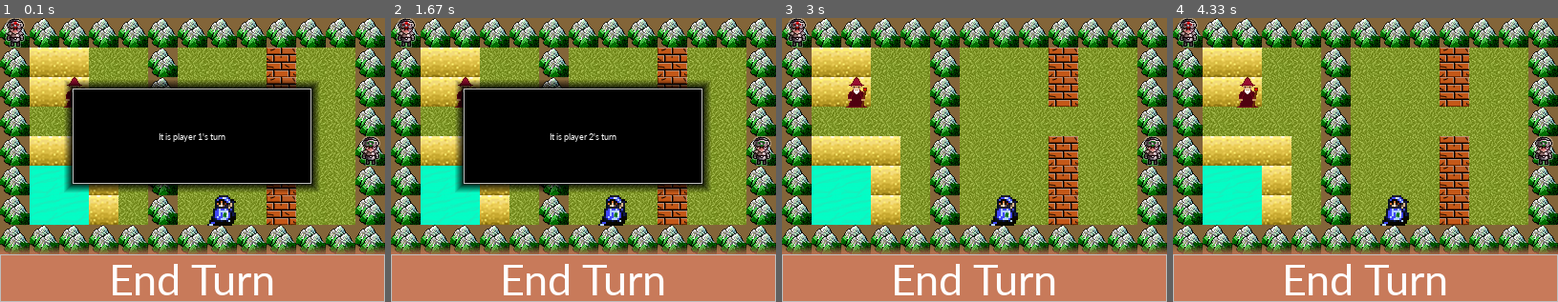
Above: before the commit, frames 1-4 (left to right).
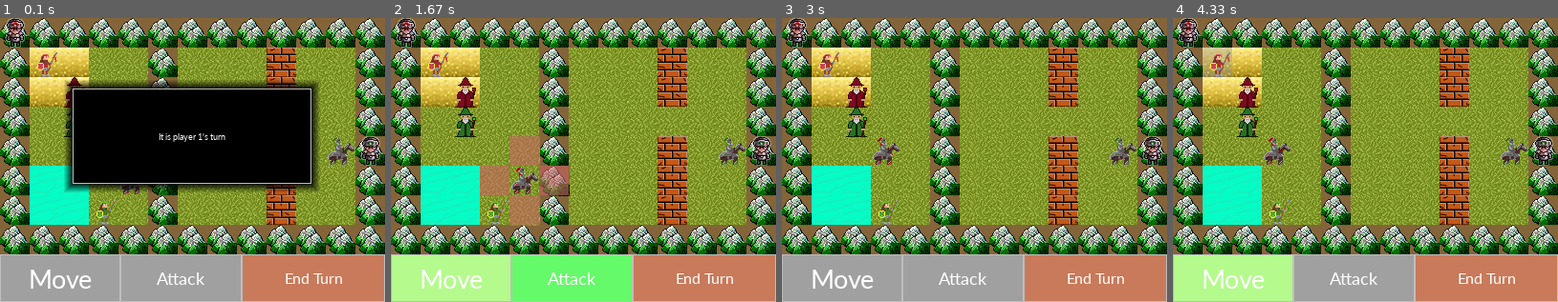
Above: after the commit, the same moments.

Repository: bunzosteele/HeroesEmblem
Game: pygame game, started from Game.py
The game is run twice, just before and just after one commit, with the same random seed, the same clock (stepped at 60 frames per second) and the same inputs. The source is Python 2; it was converted automatically to run under Python 3.
Inputs (mouse positions are in pixels of both pictures, inside the frame that each line leads up to):
- Up to frame 1 (0.1 s): no input
- Up to frame 2 (1.67 s): press the mouse at (583, 177) at 0.37 s; move the mouse to (537, 168) at 0.47 s; release the mouse at (491, 162) at 0.6 s; press the mouse at (702, 279) at 0.7 s; move the mouse to (575, 259) at 0.8 s; release the mouse at (448, 242) at 0.93 s; click (533, 179) at 1.05 s; press the mouse at (702, 279) at 1.37 s; move the mouse to (641, 270) at 1.47 s; release the mouse at (575, 262) at 1.6 s
- Up to frame 3 (3 s): click (843, 279) at 1.72 s, where only the run after the commit has a clickable "Move"; click (882, 162) at 2.05 s; click "End Turn" at 2.38 s; click (866, 177) at 2.72 s
- Up to frame 4 (4.33 s): click "End Turn" at 3.55 s; press the mouse at (1257, 177) at 3.87 s; move the mouse to (1257, 154) at 3.97 s; release the mouse at (1257, 128) at 4.1 s; click (1230, 54) at 4.22 s

The runs differ from the first frame. In frame 1, 17% of the frame differs, in the area x 0-100%, y 12-100%; in frame 2, 42%; in frame 3, 19%; in frame 4, 19%.

Commit message:
Implement new unit types. Add action menu. Add attack shadow.

Diff:
--- a/Battlefield/2.txt
+++ b/Battlefield/2.txt
@@ -2,7 +2,7 @@
 M S S G G M G G G W G G M
 M S S G G M G G G W G G M
 M G G G G M G G G G G G M
-M S S S G M G G G W G G M
-M ~ ~ S G M G G G W G G M
-M ~ ~ S G M G G G W G G M
+M G G G G M G G G W G G M
+M ~ ~ G G M G G G W G G M
+M ~ ~ G G M G G G W G G M
 M M M M M M M M M M M M M
--- a/Game.py
+++ b/Game.py
@@ -3,6 +3,8 @@
 import UI.Buttons
 from Units.Footman import *
 from Units.Mage import *
+from Units.Knight import *
+from Units.Spearman import *
 from Battlefield.Battlefield import *
 from Battlefield.Tile import *
 
@@ -28,7 +30,7 @@
     selected = None
     return selected
 
-def draw_shadow(x, y, units, current_unit,  battlefield, selected_color, tile_size, movement, screen):
+def draw_movement_shadow(x, y, units, current_unit,  battlefield, selected_color, tile_size, movement, screen):
     options = get_movement_options(x, y, units, current_unit, battlefield, movement)
     for option in options:
         temp_x = option[0] * tile_size
@@ -88,6 +90,7 @@
     NewTurnX = (pixel_width - NewTurnWidth) / 2
     NewTurn.create_button(screen, (0, 0, 0), NewTurnX, NewTurnY, NewTurnWidth, NewTurnHeight, 100, "It is player " + str(current_player) + "'s turn", (255,255,255))
 
+
 def get_at(clicked_space, battlefield, units):
     unit = None
     for u in units:
@@ -98,12 +101,51 @@
 
     return (tile, unit)
 
-
+def can_attack(attacker, battlefield, enemies):
+    startingPosition = attacker.get_location()
+    maxRangeOptions = get_attack_options(startingPosition[0], startingPosition[1], attacker.get_maximumRange(), battlefield, 0, [])
+    minimumRangeOptions = get_attack_options(startingPosition[0], startingPosition[1], attacker.get_minimumRange(), battlefield, 0, [])
+    options = []
+    for option in maxRangeOptions:
+        if option not in minimumRangeOptions:
+            options.append(option)
+
+    for enemy in enemies:
+        if enemy.get_location() in options:
+            return True
+
+    return False
+
+def draw_attack_shadow(attacker, battlefield, selected_color, screen):
+    startingPosition = attacker.get_location()
+    maxRangeOptions = get_attack_options(startingPosition[0], startingPosition[1], attacker.get_maximumRange(), battlefield, 0, [])
+    minimumRangeOptions = get_attack_options(startingPosition[0], startingPosition[1], attacker.get_minimumRange(), battlefield, 0, [])
+    options = []
+    for option in maxRangeOptions:
+        if option not in minimumRangeOptions:
+            options.append(option)
+
+    for option in options:
+        temp_x = option[0] * Tile.Size
+        temp_y = option[1] * Tile.Size
+        battlefield.tiles[option[1]][option[0]].draw(screen, option[0], option[1])
+        pygame.gfxdraw.box(screen, pygame.Rect(temp_x, temp_y, Tile.Size, Tile.Size), selected_color)
+
+def get_attack_options(x, y, range, battlefield, distance, options):
+    if is_in_bounds(x, y, battlefield) and distance <= range:
+        options.append((x,y))
+
+        get_attack_options(x + 1, y, range, battlefield, distance+1, options)
+        get_attack_options(x - 1, y, range, battlefield, distance+1, options)
+        get_attack_options(x, y + 1, range, battlefield, distance+1, options)
+        get_attack_options(x, y - 1, range, battlefield, distance+1, options)
+    return options
 
 
 pygame.init()
 running = True
-button_height = 50
+c_EndTurnButtonHeight = 50
+c_EndTurnPixelWidth = 150
 current_player = 1
 between_turns = True
 
@@ -111,27 +153,38 @@
 battlefieldSeed = 2
 battlefield = Battlefield(Battlefield.build("Battlefield/"+ `battlefieldSeed` + ".txt"))
 
-pixel_width = len(battlefield.tiles[0]) * Tile.Size
-pixel_height = len(battlefield.tiles) * Tile.Size + button_height
-screen_size = width, height = pixel_width, pixel_height
+WindowPixelWidth = battlefield.width() * Tile.Size
+WindowPixelHeight = battlefield.height() * Tile.Size + c_EndTurnButtonHeight
+screen_size = width, height = WindowPixelWidth, WindowPixelHeight
 screen = pygame.display.set_mode(screen_size)
 battlefield.draw(screen)
-selected_color = (100, 115, 245, 100)
+movement_color = (100, 115, 245, 100)
+selected_color = (150, 150, 150, 100)
+attack_color = (200, 100, 100, 150)
 
 unit1 = Footman(0, 0, 1)
 unit2 = Mage(2, 2, 1)
-unit3 = Mage(7, 6, 2)
+unit3 = Mage(2, 3, 2)
 unit4 = Footman(12, 4, 2)
+unit5 = Knight(4, 5, 1)
+unit6 = Knight(11, 4, 2)
+unit7 = Spearman(1, 1, 1)
+unit8 = Spearman(3, 6, 2)
+
 
 clock = pygame.time.Clock()
 
-units = [unit1, unit2, unit3, unit4]
+units = [unit1, unit2, unit3, unit4, unit5, unit6, unit7, unit8]
 tapped_units = []
 unit_size = len(units)
 selected = None
+moving = False
+attacking = False
 
 EndTurn = UI.Buttons.Button()
 NewTurn = UI.Buttons.Button()
+Move = UI.Buttons.Button()
+Attack = UI.Buttons.Button()
 
 while running:
     for event in pygame.event.get():
@@ -144,42 +197,90 @@
                     between_turns = False
                     tapped_units = []
             elif EndTurn.pressed(pos):
+                    moving = False
                     current_player = end_turn(current_player)
                     between_turns = True
                     selected = None
+            elif Move.pressed(pos):
+                if selected is not None:
+                    moving = not moving
+            elif Attack.pressed(pos):
+                if selected is not None:
+                    moving = False
+                    attacking = not attacking
             else:
                 clicked_space = (pos[0]/Tile.Size, pos[1]/Tile.Size)
                 if selected is not None and units[selected].get_location() == clicked_space:
                     selected = None
-                elif selected is not None and get_at(clicked_space, battlefield, units)[1] is not None and get_at(clicked_space, battlefield, units)[1].get_team() == current_player:
+                    moving = False
+                    attacking = False
+                elif selected is not None and get_at(clicked_space, battlefield, units)[1] is not None\
+                        and get_at(clicked_space, battlefield, units)[1].get_team() == current_player:
                     selection = get_at(clicked_space, battlefield, units)[1]
                     if selection not in tapped_units:
                         selected = units.index(selection)
-                elif selected is not None:
+                        moving = False
+                        attacking = False
+                elif selected is not None and moving:
                     selected = click_movement(units, tapped_units, battlefield, units[selected], clicked_space, selected)
+                    moving = False
+                    attacking = False
                 else:
                     for unit in units:
                         if clicked_space == unit.get_location() and unit.get_team() == current_player and unit not in tapped_units:
                             selected = units.index(unit)
+                            moving = False
+                            attacking = False
                             break
                         else:
                             selected = None
+                            moving = False
+                            attacking = False
 
     battlefield.draw(screen)
 
+    EndTurn.create_button\
+        (screen, (200, 122, 90), WindowPixelWidth- c_EndTurnPixelWidth, WindowPixelHeight - c_EndTurnButtonHeight,
+         c_EndTurnPixelWidth, c_EndTurnButtonHeight, None, "End Turn", (255,255,255))
+
+    Move.create_button(screen, (160, 160, 160), 0, WindowPixelHeight - c_EndTurnButtonHeight,
+        (WindowPixelWidth - c_EndTurnPixelWidth)/2, c_EndTurnButtonHeight, None, "Move", (255,255,255))
+    Attack.create_button(screen, (160, 160, 160), (WindowPixelWidth - c_EndTurnPixelWidth)/2, WindowPixelHeight - c_EndTurnButtonHeight,
+        (WindowPixelWidth - c_EndTurnPixelWidth)/2 + 1, c_EndTurnButtonHeight, None, "Attack", (255,255,255))
+
+
     if selected is not None:
+        Move.create_button(screen, (180, 250, 140), 0, WindowPixelHeight - c_EndTurnButtonHeight,
+            (WindowPixelWidth - c_EndTurnPixelWidth)/2, c_EndTurnButtonHeight, None, "Move", (255,255,255))
         location = units[selected].get_location()
         x, y = location[0], location[1]
-        draw_shadow(x, y, units, units[selected],  battlefield, selected_color, Tile.Size, units[selected].movement, screen)
+
+        enemies = []
+        for unit in units:
+            if unit.get_team() != current_player:
+                enemies.append(unit)
+        if(can_attack(units[selected], battlefield, enemies)):
+            Attack.create_button(screen, (180, 250, 140), (WindowPixelWidth - c_EndTurnPixelWidth)/2, WindowPixelHeight - c_EndTurnButtonHeight,
+                (WindowPixelWidth - c_EndTurnPixelWidth)/2 + 1, c_EndTurnButtonHeight, None, "Attack", (255,255,255))
+
+        if(moving):
+            Move.create_button(screen, (100, 250, 105), 0, WindowPixelHeight - c_EndTurnButtonHeight,
+                (WindowPixelWidth - c_EndTurnPixelWidth)/2, c_EndTurnButtonHeight, None, "Move", (255,255,255))
+            draw_movement_shadow(x, y, units, units[selected],  battlefield, movement_color, Tile.Size, units[selected].movement, screen)
+        else:
+            if(attacking):
+                Attack.create_button(screen, (100, 250, 105), (WindowPixelWidth - c_EndTurnPixelWidth)/2, WindowPixelHeight - c_EndTurnButtonHeight,
+                    (WindowPixelWidth - c_EndTurnPixelWidth)/2 + 1, c_EndTurnButtonHeight, None, "Attack", (255,255,255))
+                draw_attack_shadow(units[selected], battlefield, attack_color, screen)
+            else:
+                pygame.gfxdraw.box(screen, pygame.Rect(units[selected].x, units[selected].y, Tile.Size, Tile.Size), selected_color)
+
 
     for u in units :
         u.draw(screen)
 
-    EndTurn.create_button\
-        (screen, (200, 122, 90), 0, pixel_height - button_height,
-         pixel_width, button_height, 100, "End Turn", (255,255,255))
     if(between_turns):
-        draw_turn_indicator(pixel_height, pixel_width, button_height, current_player)
+        draw_turn_indicator(WindowPixelHeight, WindowPixelWidth, c_EndTurnButtonHeight, current_player)
     pygame.display.update()
 
     clock.tick(60)
--- a/UI/Buttons.py
+++ b/UI/Buttons.py
@@ -8,7 +8,10 @@
 pygame.init()
 class Button:
     def create_button(self, surface, color, x, y, length, height, width, text, text_color):
-        surface = self.draw_button(surface, color, length, height, x, y, width)
+        if width is None:
+            self.draw_button_no_border(surface, color, length, height, x, y)
+        else:
+            surface = self.draw_button(surface, color, length, height, x, y, width)
         surface = self.write_text(surface, text, text_color, length, height, x, y)
         self.rect = pygame.Rect(x,y, length, height)
         return surface
@@ -34,6 +37,11 @@
         pygame.draw.rect(surface, (190,190,190), (x,y,length,height), 1)
         return surface
 
+    def draw_button_no_border(self, surface, color, length, height, x, y):
+        pygame.draw.rect(surface, color, (x,y,length,height), 0)
+        pygame.draw.rect(surface, (190,190,190), (x,y,length,height), 1)
+        return surface
+
     def pressed(self, mouse):
         if mouse[0] > self.rect.topleft[0]:
             if mouse[1] > self.rect.topleft[1]:
--- a/Units/Footman.py
+++ b/Units/Footman.py
@@ -8,10 +8,13 @@
     AttackPower = 10
     Defense = 5
     Movement = 4
+    MinimumRange = 0
+    MaximumRange = 1
 
     def __init__(self, x , y, team):
         if team == 1:
             self.Image = "images/footman1.png"
         if team == 2:
             self.Image = "images/footman2.png"
-        Unit.__init__(self, self.Image, x, y, Footman.Movement, Footman.MaxHealth, Footman.Defense, team)
+        Unit.__init__(self, self.Image, x, y, Footman.Movement,
+                      Footman.MaxHealth, Footman.Defense, Footman.MinimumRange, Footman.MaximumRange, team)
--- /dev/null
+++ b/Units/Knight.py
@@ -0,0 +1,20 @@
+import sys, pygame, os
+from pygame.locals import *
+from Units.Unit import *
+
+class Knight(Unit):
+    Image = "images/knight.png"
+    MaxHealth = 20
+    AttackPower = 15
+    Defense = 10
+    Movement = 5
+    MinimumRange = 0
+    MaximumRange = 1
+
+    def __init__(self, x , y, team):
+        if team == 1:
+            self.Image = "images/knight1.png"
+        if team == 2:
+            self.Image = "images/knight2.png"
+        Unit.__init__(self, self.Image, x, y, Knight.Movement,
+                      Knight.MaxHealth, Knight.Defense, Knight.MinimumRange, Knight.MaximumRange, team)
--- a/Units/Mage.py
+++ b/Units/Mage.py
@@ -7,10 +7,12 @@
     AttackPower = 13
     Defense = 3
     Movement = 3
+    MinimumRange = 1
+    MaximumRange = 3
 
     def __init__(self, x, y, team):
         if team == 1:
             self.Image = "images/mage1.png"
         if team == 2:
             self.Image = "images/mage2.png"
-        Unit.__init__(self, self.Image, x, y, Mage.Movement, Mage.MaxHealth, Mage.Defense, team)
+        Unit.__init__(self, self.Image, x, y, Mage.Movement, Mage.MaxHealth, Mage.Defense, Mage.MinimumRange, Mage.MaximumRange, team)
--- /dev/null
+++ b/Units/Spearman.py
@@ -0,0 +1,20 @@
+import sys, pygame, os
+from pygame.locals import *
+from Units.Unit import *
+
+class Spearman(Unit):
+    Image = "images/spearman.png"
+    MaxHealth = 8
+    AttackPower = 8
+    Defense = 3
+    Movement = 3
+    MinimumRange = 0
+    MaximumRange = 2
+
+    def __init__(self, x , y, team):
+        if team == 1:
+            self.Image = "images/spearman1.png"
+        if team == 2:
+            self.Image = "images/spearman2.png"
+        Unit.__init__(self, self.Image, x, y, Spearman.Movement,
+                      Spearman.MaxHealth, Spearman.Defense, Spearman.MinimumRange, Spearman.MaximumRange, team)
--- a/Units/Unit.py
+++ b/Units/Unit.py
@@ -5,7 +5,7 @@
     dist = 31
 
 
-    def __init__(self, art, x , y, movement, health, attack, team):
+    def __init__(self, art, x , y, movement, health, attack, minimumRange, maximumRange, team):
         pygame.sprite.Sprite.__init__(self)
         self.dist = Unit.dist
 
@@ -13,6 +13,8 @@
         self.temp_movement = movement
         self.x = x * self.dist
         self.y = y * self.dist
+        self.minimumRange = minimumRange
+        self.maximumRange = maximumRange
         self.team = team
         self.tapped = False
 
@@ -39,6 +41,12 @@
     def get_movement(self):
         return self.movement
 
+    def get_minimumRange(self):
+        return self.minimumRange
+
+    def get_maximumRange(self):
+        return self.maximumRange
+
     def tap(self):
         self.tapped = True
 
Binary file added: images/Knight.png
Binary file added: images/Knight1.png
Binary file added: images/Knight2.png
Binary file changed: images/Mage.png
Binary file changed: images/Mage1.png
Binary file changed: images/Mage2.png
Binary file added: images/Spearman.png
Binary file added: images/Spearman1.png
Binary file added: images/Spearman2.png
Not shown, changed: Battlefield/Tile.pyc
Not shown, changed: UI/Buttons.pyc
Not shown, changed: Units/Footman.pyc
(and 4 more such lines)
